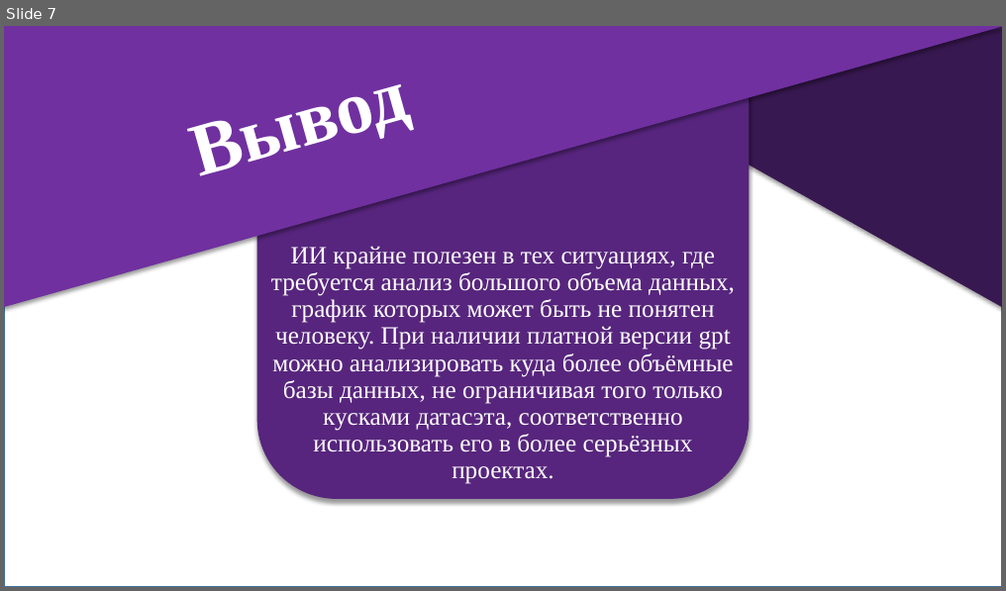
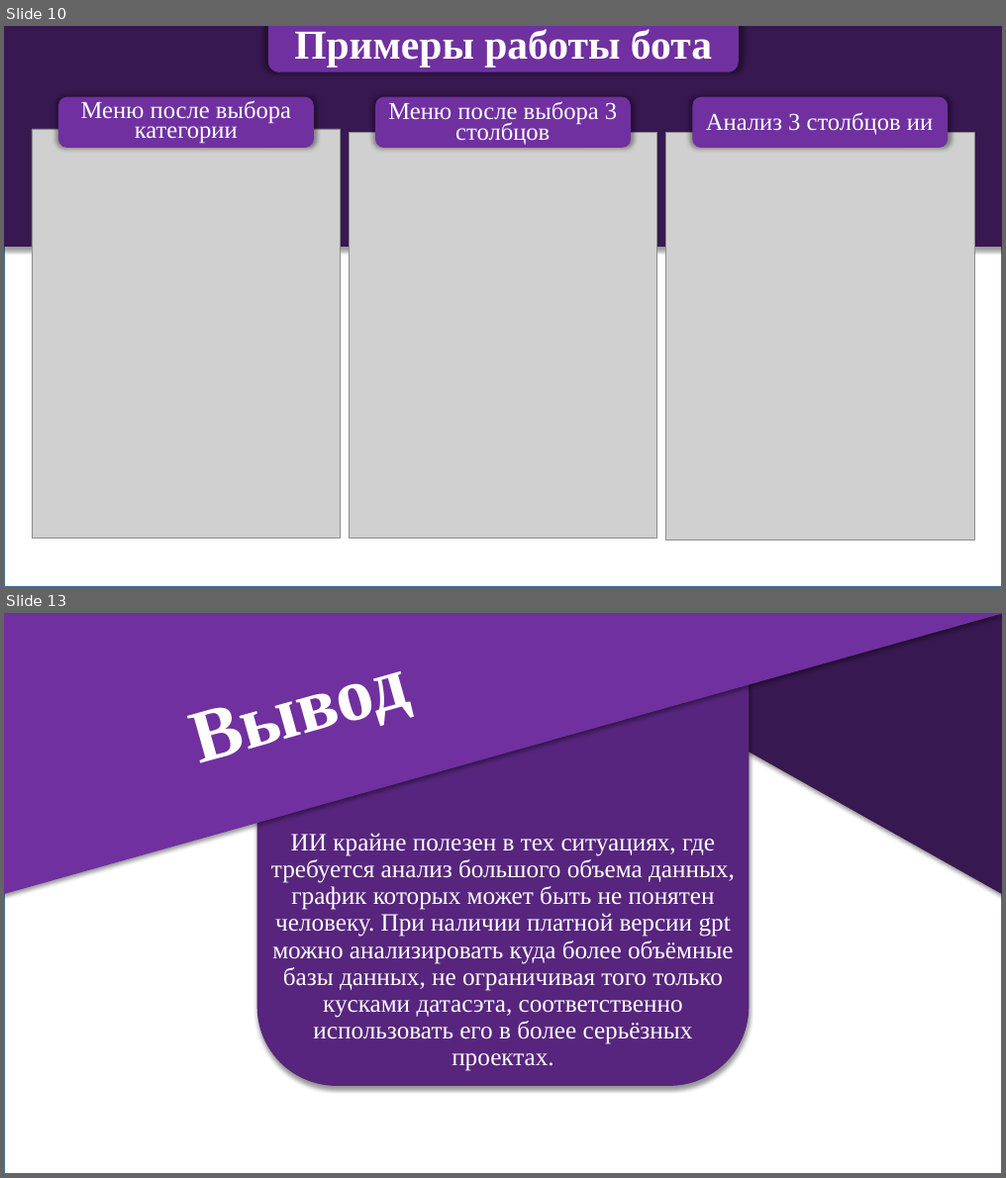
Before and after one commit to What-is-love-bdnhm/analyze_tg, a slide deck: выпускная работа СкворцовВВ ЮШП.pptx. Shown one above the other, each under a label of ours: slide 7 before the commit, slides 10 and 13 after it; the slides between them are not shown. The pictures are 1006x591 and 1006x1178 pixels, drawn with LibreOffice and Linux fonts; fonts in the diff are those of the drawing; grey boxes stand for pictures. Boxes give left, top, right and bottom in pixels: in the first picture for what was removed or moved away, otherwise in the second. Text is boxed around its words. In the diff, an @@ line names an element or a change of style, - is before the commit and + after.

```diff
--- a/выпускная работа СкворцовВВ ЮШП.pptx
+++ b/выпускная работа СкворцовВВ ЮШП.pptx
@@ slide 10 added at (x1=4, y1=26, x2=1002, y2=587), background #FFFFFF @@
@@ rectangle added at (x1=4, y1=26, x2=1002, y2=587), fill #FFFFFF, outline #43739E 1 pt @@
@@ rectangle added at (x1=4, y1=26, x2=1002, y2=246), fill #381850, outline #381850 1 pt @@
@@ rounded rectangle added at (x1=269, y1=26, x2=739, y2=72), fill #7030A0, outline #7030A0 1 pt @@
@@ text added at (x1=294, y1=29, x2=712, y2=68), 39.6 pt, text #FFFFFF, bold @@
+Примеры работы бота
@@ rounded rectangle added at (x1=58, y1=97, x2=313, y2=148), fill #7030A0, outline #7030A0 1 pt @@
@@ text added at (x1=81, y1=100, x2=291, y2=144), 23.4 pt, text #FFFFFF @@
+Меню после выбора категории
@@ rounded rectangle added at (x1=376, y1=97, x2=631, y2=148), fill #7030A0, outline #7030A0 1 pt @@
@@ text added at (x1=388, y1=101, x2=617, y2=145), 23.4 pt, text #FFFFFF @@
+Меню после выбора 3 столбцов
@@ rounded rectangle added at (x1=693, y1=97, x2=947, y2=148), fill #7030A0, outline #7030A0 1 pt @@
@@ text added at (x1=706, y1=112, x2=933, y2=135), 23.4 pt, text #FFFFFF @@
+Анализ 3 столбцов ии
@@ picture added at (x1=32, y1=129, x2=341, y2=539) @@
@@ picture added at (x1=350, y1=132, x2=657, y2=539) @@
@@ picture added at (x1=665, y1=132, x2=974, y2=541) @@
@@ what was slide 7 is now slide 13 @@
```
Also in this commit, not shown: 1 slide changed, 5 other slides added, 1 other file.
